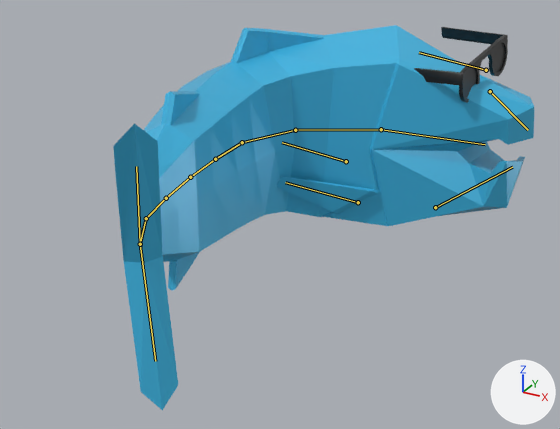
The Blender file scenes/entities/fish.blend as it was, and as the next commit left it.
Both versions are drawn from a 50 mm camera at (3.23, -5.21, 2.04) aimed at (0.67, -0.57, -0.29). Lighting does not change. The marker at lower right points along +X, +Y and +Z. The first picture is the older version. Both versions are drawn at frame 12 of the action 'Turn Right'; the numbers are the values there. The bones that bend it are drawn over the model as lines.

In view in the first picture: 'Fish', 'Glasses'.
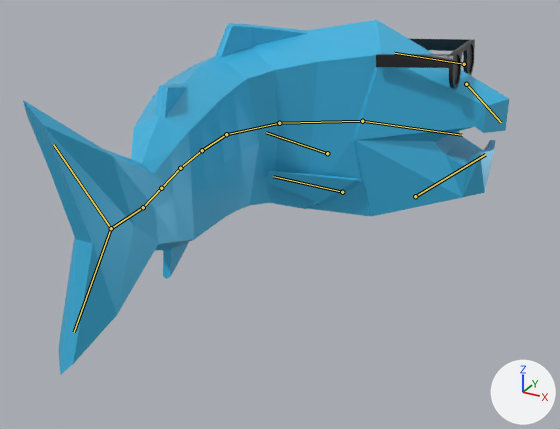
What the commit changed:
Bone 'Center Back' (bone_center_back) moves from (0.0, 0.0, 0.0) to (-0.221, -0.116, 0.0).
Bone 'Center Back' (bone_center_back) turns from (0, 0, -4) to (0, 0, -6) degrees about its own x, y and z.
Bone 'Back 1' (bone_back_1) turns from (0, 0, -4) to (0, 0, -6) degrees about its own x, y and z.
Bone 'Back 2' (bone_back_2) turns from (0, 0, -4) to (0, 0, -6) degrees about its own x, y and z.
Bone 'Back 3' (bone_back_3) turns from (0, 0, -4) to (0, 0, 1) degrees about its own x, y and z.
Bone 'Tail Fin' (bone_tail_fin) turns from (1, 1, -17) to (0, 0, 11) degrees about its own x, y and z.
Bone 'Tail Fin Top' (bone_tail_fin_top) turns from (0, 12, -5) to (-3, -25, 13) degrees about its own x, y and z.
Bone 'Tail Fin Bottom' (bone_tail_fin_bottom) turns from (1, -11, -6) to (3, 25, 14) degrees about its own x, y and z.
Bone 'Center' (bone_center) moves from (0.0, 0.0, 0.0) to (-0.221, 0.116, 0.0).
Bone 'Forward' (bone_forward) turns from (0, 0, -36) to (0, 0, -33) degrees about its own x, y and z.
Bone 'Head' (bone_head) turns from (0, 0, -28) to (0, 0, -31) degrees about its own x, y and z.
Bone 'Jaw Lower' (bone_jaw_lower) turns from (-2, -15, 0) to (0, -3, -4) degrees about its own x, y and z.
Bone 'Jaw Upper' (bone_jaw_upper) turns from (2, 16, 0) to (0, 3, -4) degrees about its own x, y and z.
Bone 'Glasses' (bone_glasses) moves from (0.0, 0.0, 0.0) to (0.039, -0.011, 0.009).
Bone 'Glasses' (bone_glasses) turns from (0, 0, 0) to (4, 3, -6) degrees about its own x, y and z.
Bone 'Fin L' (bone_fin_l) turns from (0, 0, 0) to (-7, -3, 9) degrees about its own x, y and z.
Bone 'Fin R' (bone_fin_r) turns from (0, 0, 0) to (4, 2, -5) degrees about its own x, y and z.

Changed parts and their boxes (x1, y1, x2, y2) in the pictures (560 x 429 px):
'Fish', posed (15% wider, 8% shorter)
    before: (113, 25, 534, 410)
    after: (23, 20, 509, 375)
'Glasses', posed
    before: (414, 27, 508, 103)
    after: (376, 39, 475, 89)
bone 'Center Back', root to tip
    before: (242, 142) to (215, 159)
    after: (226, 134) to (202, 150)
bone 'Back 1', root to tip
    before: (215, 159) to (190, 177)
    after: (202, 150) to (180, 168)
bone 'Back 2', root to tip
    before: (190, 177) to (166, 198)
    after: (180, 168) to (161, 188)
bone 'Back 3', root to tip
    before: (166, 198) to (146, 218)
    after: (161, 188) to (143, 207)
bone 'Tail Fin', root to tip
    before: (146, 218) to (140, 244)
    after: (143, 207) to (111, 228)
bone 'Tail Fin Top', root to tip
    before: (140, 244) to (136, 166)
    after: (111, 228) to (53, 144)
bone 'Tail Fin Bottom', root to tip
    before: (140, 244) to (155, 361)
    after: (111, 228) to (74, 332)
bone 'Center', root to tip
    before: (242, 142) to (295, 130)
    after: (226, 134) to (279, 123)
bone 'Forward', root to tip
    before: (295, 130) to (381, 129)
    after: (279, 123) to (362, 121)
bone 'Head', root to tip
    before: (381, 129) to (485, 144)
    after: (362, 121) to (462, 135)
bone 'Jaw Lower', root to tip
    before: (435, 207) to (512, 167)
    after: (415, 196) to (485, 154)
bone 'Jaw Upper', root to tip
    before: (490, 91) to (528, 130)
    after: (466, 84) to (501, 122)
bone 'Glasses', root to tip
    before: (486, 70) to (419, 52)
    after: (464, 64) to (394, 53)
bone 'Fin L', root to tip
    before: (346, 161) to (282, 142)
    after: (327, 153) to (266, 132)
bone 'Fin R', root to tip
    before: (358, 202) to (285, 182)
    after: (342, 192) to (273, 176)
